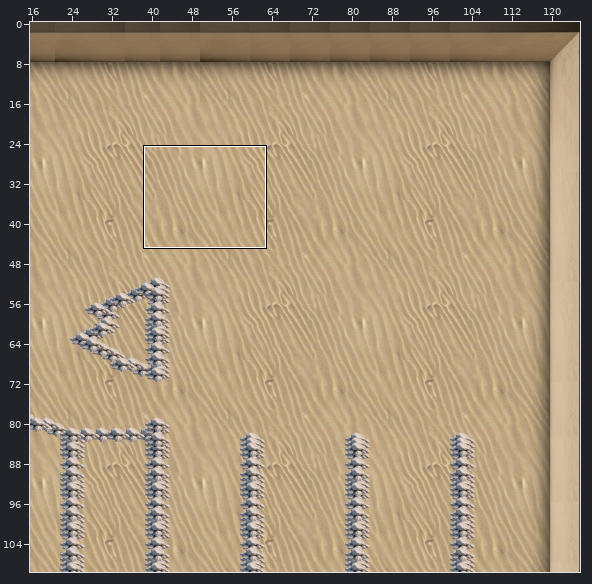
Tiled map (JSON): public/tiled/rooms/room-2.json. The picture above shows the old version from afar; the outline marks the close-up.
Close-up. Before the edit:
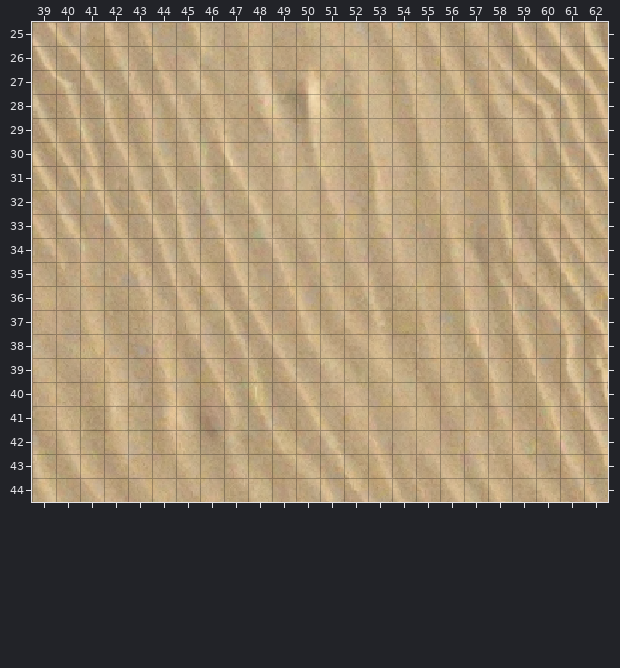
Cells are 16x16 px. Shown: x 39..62, y 25..44. The commit also changed other parts of the map, which this record leaves out.
After:
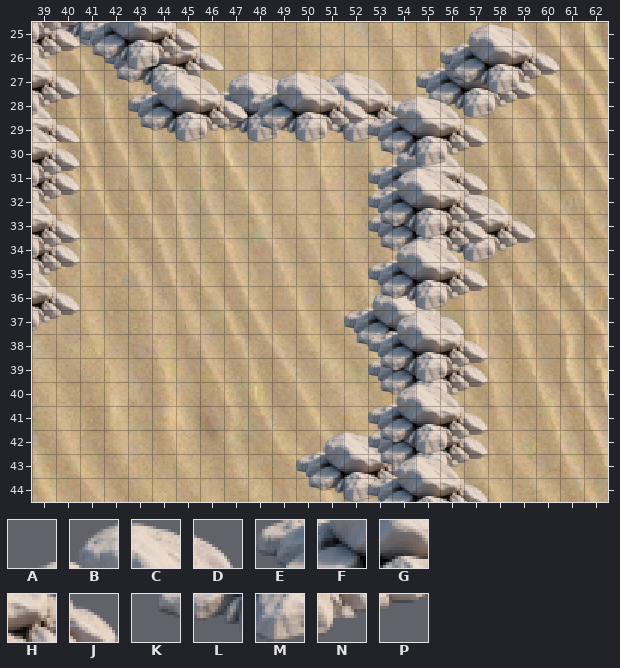
Key: from "obsticles": A 235, B 236, C 237, D 238, E 273, F 274, G 275, H 276, J 277, K 311, L 312, M 313, N 314, P 315.
_ is an empty cell.
Difference:
Changed rows in their new state; . is an unchanged cell.
Layer "obsticles-background":
first column x 39:
25 KLM
first column x 50:
32 ......BCD.
33 ......FGHJ
34 .....KLMNP
36 ..ABCD....
37 ..EFGHJ...
38 ..KL..P...
39 ...EFGHJ..
40 ...KLMNP..
42 ABCD......
43 EFGHJ.....
44 KLMN......
Layer "obsticles-midground":
first column x 39:
25 HJ...CD..............
26 NP.EFGHJ........AB...
27 ...KLMNABCDABCD.EFGHJ
28 D......EFG..FGHJKLMNP
29 HJ.....KLMNKLMN......
30 D.............ABCD...
31 HJ............EFGHJ..
32 NP............K..NP..
33 D.............EFGHJ..
34 HJ............KLMNP..
35 NP...................
first column x 53:
41 A..D.
42 EFGHJ
43 KLMNP
Layer "obsticles-foreground":
first column x 39:
25 NPEFGHJ..........ABCD.
26 D.KLMNP..........EFGHJ
27 HJ..ABCD.ABCD....KLMNP
28 NP..EFGHJEFGHJABCD....
29 D...KLMNPKLMNPEFGHJ...
30 HJ............KLMNP...
31 NP............ABCD....
32 D.............EFGHJ...
33 HJ............KLMNP...
34 NP............ABCD....
35 D.............EFGHJ...
36 HJ............KLMNP...
37 NP............ABCD....
38 ..............EFGHJ...
39 ..............KLMNP...
40 ..............ABCD....
41 ..............EFGHJ...
42 ..............KLMNP...
43 ..............ABCD....
44 ..............EFGHJ...
Pixel boxes of the changes (left, top, right, bottom) in both close-ups:
added: (32, 22, 560, 502)
